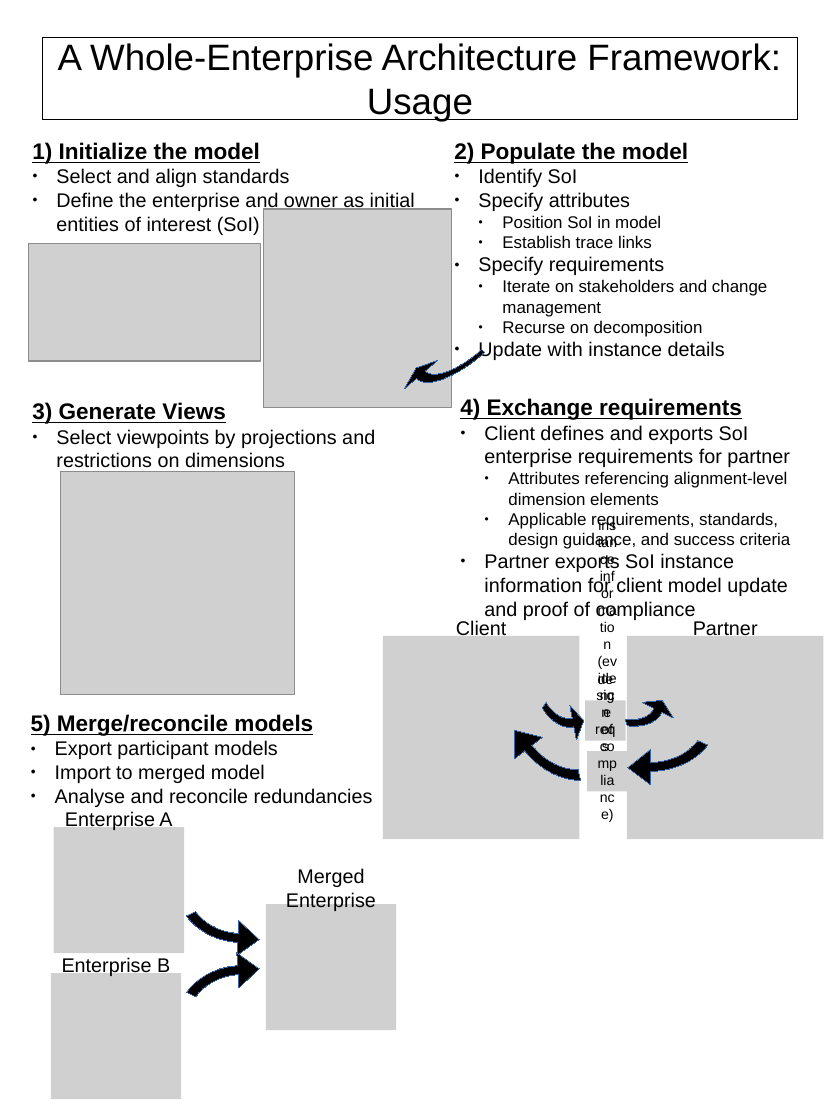
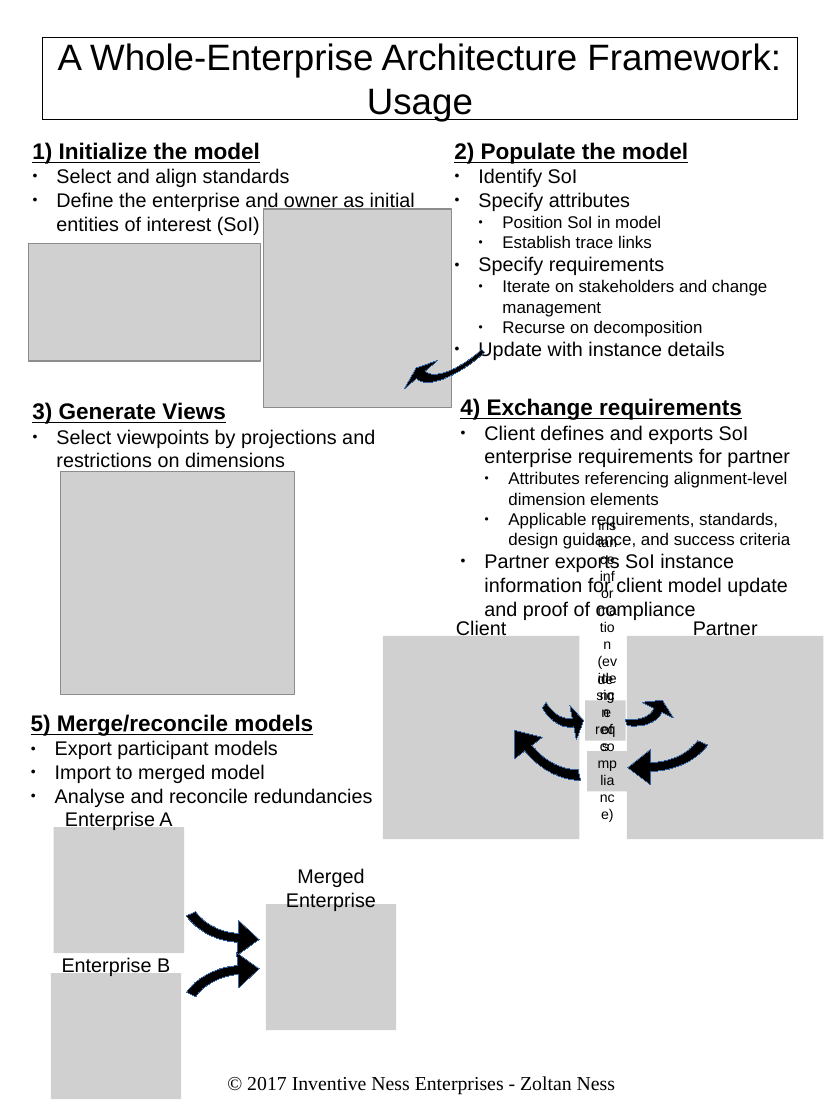
Before and after one commit to inventiveness/WEAF, a slide deck: slide 2 of WEAF-construction-and-usage.odp. Drawn at 840x1120 pixels with LibreOffice and Linux fonts; fonts in the diff are those of the drawing; grey boxes stand for pictures. Boxes give left, top, right and bottom in pixels: in the first picture for what was removed or moved away, otherwise in the second. Text is boxed around its words. In the diff, an @@ line names an element or a change of style, - is before the commit and + after.

```diff
--- a/WEAF-construction-and-usage.odp
+++ b/WEAF-construction-and-usage.odp
@@ freeform shape at box(173, 960, 309, 1074): outline redrawn @@
@@ text added at box(247, 1076, 615, 1095), 14 pt, text #000000 @@
+© 2017 Inventive Ness Enterprises - Zoltan Ness
```
Also in this commit, not shown: 1 other slide changed, 5 other files.
